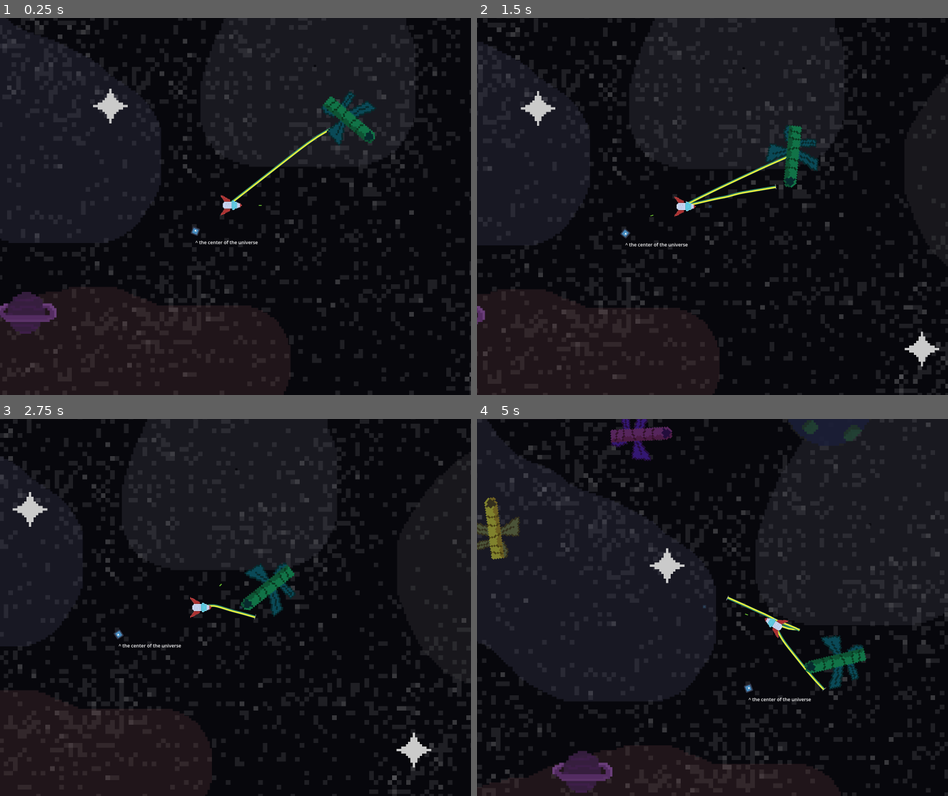
Above: before the commit, frames 1-4 (two rows, left to right).
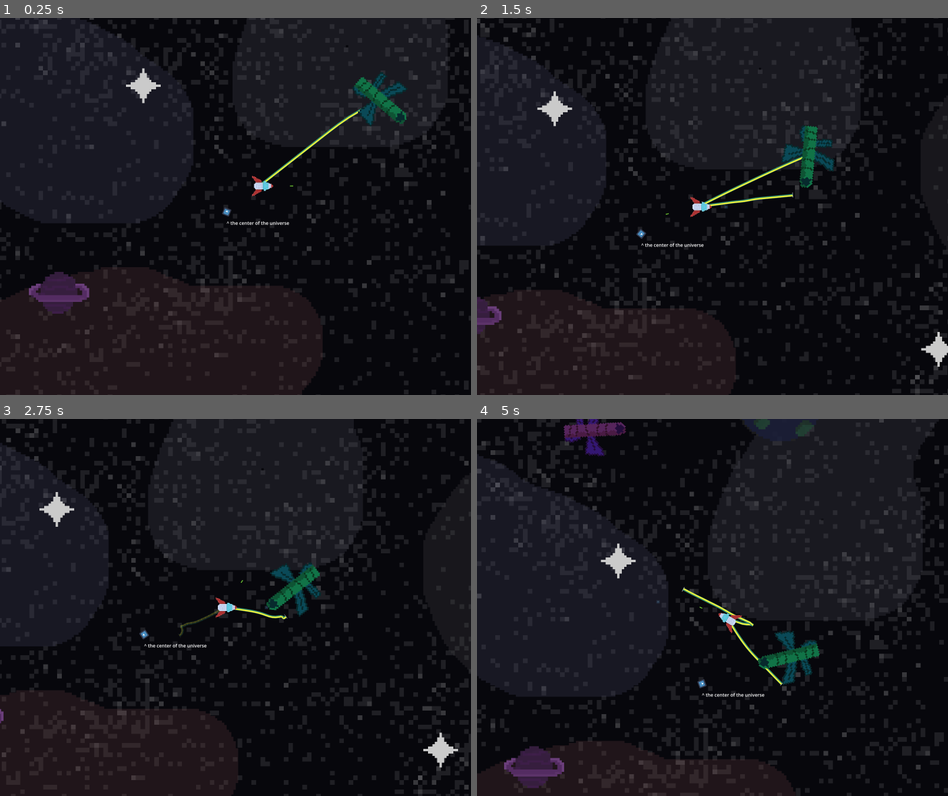
Above: after the commit, the same moments.

Repository: Bromeon/LudumDare54
Game: Godot game, scene res://Scenes/Main/Main.tscn
The game is run twice, just before and just after one commit, with the same random seed, the same clock (stepped at 60 frames per second) and the same inputs. The engine's default icon, where the game draws it, is replaced by a stand-in: a white triangle on a blue panel in a dark square.
Inputs (mouse positions are in pixels of both pictures, inside the frame that each line leads up to):
- Up to frame 1 (0.25 s): no input
- Up to frame 2 (1.5 s): move the mouse to (816, 187) at 0.52 s; hold D (Right) 0.53-1.28 s; tap Space (ShootTether) at 0.6, 1.35 s; move the mouse to (618, 225) at 1.27 s; hold Ctrl (Brake) from 1.28 s (still down)
- Up to frame 3 (2.75 s): move the mouse to (282, 524) at 2.02 s; release Ctrl (Brake) at 2.03 s; hold D (Right) from 2.03 s (still down); tap Space (ShootTether) at 2.1 s
- Up to frame 4 (5 s): move the mouse to (688, 682) at 2.77 s; release D (Right) at 2.78 s; hold W (Up) 2.78-3.53 s; tap Space (ShootTether) at 2.85, 3.6, 4.35 s; move the mouse to (853, 664) at 3.52 s; hold A (Left) from 3.53 s (still down); move the mouse to (571, 550) at 4.27 s

The runs differ from the first frame. In frame 1, 11% of the frame differs, in the area x 0-100%, y 0-100%; in frame 2, 6.7%; in frame 3, 7.3%; in frame 4, 13%.

Commit message:
Some more camera smoothing

Diff:
--- a/Scenes/Main/2dRoot.gd
+++ b/Scenes/Main/2dRoot.gd
@@ -5,12 +5,15 @@
 @onready var camera = $Camera2D
 @onready var camera_should = $CameraShould
 @onready var player = $PlayerShip
+@onready var debug = $Camera2D/Debug
 
 # Camera: how much direction (forward vector) and velocity vector contribute
 const WEIGHT_FORWARD = 30
 const WEIGHT_VELOCITY = 0.8
 # How fast the camera catches up to "should" position
-const CATCHUP_SPEED = 12
+const CATCHUP_SPEED = 2
+
+var camera_vel: Vector2
 
 func _ready():
 	print("MMO initializing...")
@@ -20,6 +23,12 @@
 
 	# NOTE: Change Supply2 below with the actual initial ship the player starts attached to
 	$PlayerShip.setup_initial_tether($SupplyPaths/Supply2.get_node("%Ship"))
+
+#	debug.top_level = true
+	var rect = camera.get_viewport_rect()
+#	debug.position = rect.position - rect.size / 2
+	debug.position = rect.position + Vector2(0, 300)
+
 
 func _process(delta):
 	if Input.is_action_just_pressed("ui_cancel"):
@@ -31,4 +40,11 @@
 	var forward = Vector2.RIGHT.rotated(player.rotation_angle)
 	camera_should.position = player.position + WEIGHT_FORWARD * forward + WEIGHT_VELOCITY * player.linear_velocity
 
-	camera.position += (camera_should.position - camera.position) * delta * CATCHUP_SPEED
+	var camera_should_vel = (camera_should.position - camera.position) * CATCHUP_SPEED
+	camera_vel = lerp(camera_should_vel, camera_vel, 0.92)
+	camera.position += camera_vel * delta
+
+#	debug.text = str("forward:    ", (WEIGHT_FORWARD * forward).round(), "\n",
+#			"velocity:   ", (WEIGHT_VELOCITY * player.linear_velocity).round(), "\n",
+#			"catchup:    ",  ((camera_should.position - camera.position) * CATCHUP_SPEED).round(), "\n",
+#			"camera_vel: ", (camera_vel).round())
--- a/Scenes/Main/Main.tscn
+++ b/Scenes/Main/Main.tscn
@@ -37,6 +37,10 @@
 [node name="Camera2D" type="Camera2D" parent="2DRoot"]
 unique_name_in_owner = true
 
+[node name="Debug" type="Label" parent="2DRoot/Camera2D"]
+offset_right = 40.0
+offset_bottom = 23.0
+
 [node name="Icon" type="Sprite2D" parent="2DRoot"]
 scale = Vector2(0.203125, 0.203125)
 texture = ExtResource("2_kqnnd")
@@ -65,7 +69,6 @@
 color = Color(0.827451, 0.752941, 0.247059, 1)
 effect_radius = 250.0
 speed = 300.0
-metadata/_edit_group_ = true
 
 [node name="Supply4" parent="2DRoot/SupplyPaths" instance=ExtResource("4_6dkld")]
 curve = ExtResource("8_b64bo")
--- a/Scenes/PlayerShip/PlayerShip.tscn
+++ b/Scenes/PlayerShip/PlayerShip.tscn
@@ -9,6 +9,7 @@
 height = 59.5798
 
 [sub_resource type="CapsuleShape2D" id="CapsuleShape2D_1fd7g"]
+radius = 6.0
 height = 32.0
 
 [node name="PlayerShip" type="RigidBody2D"]
